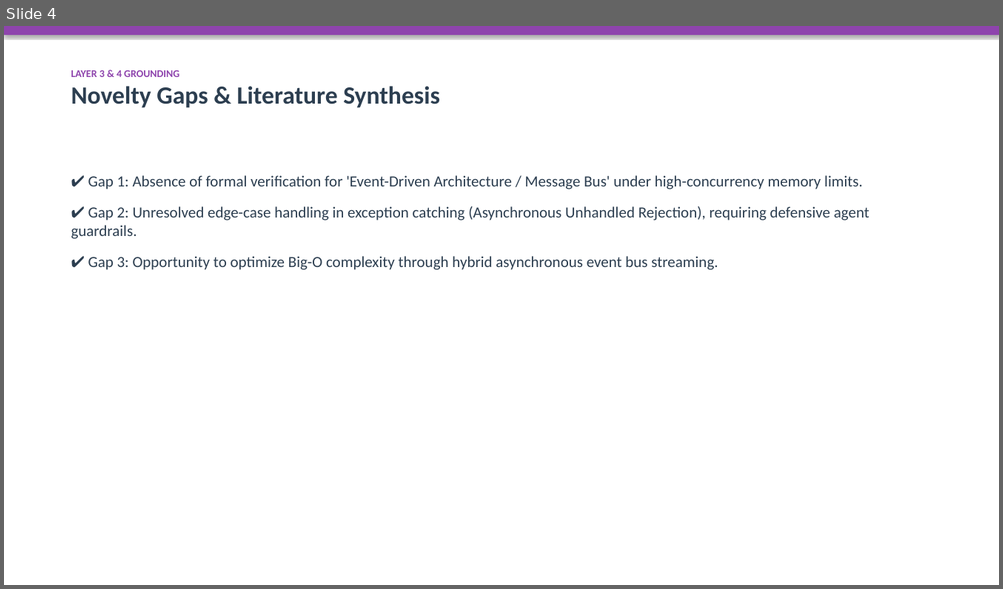
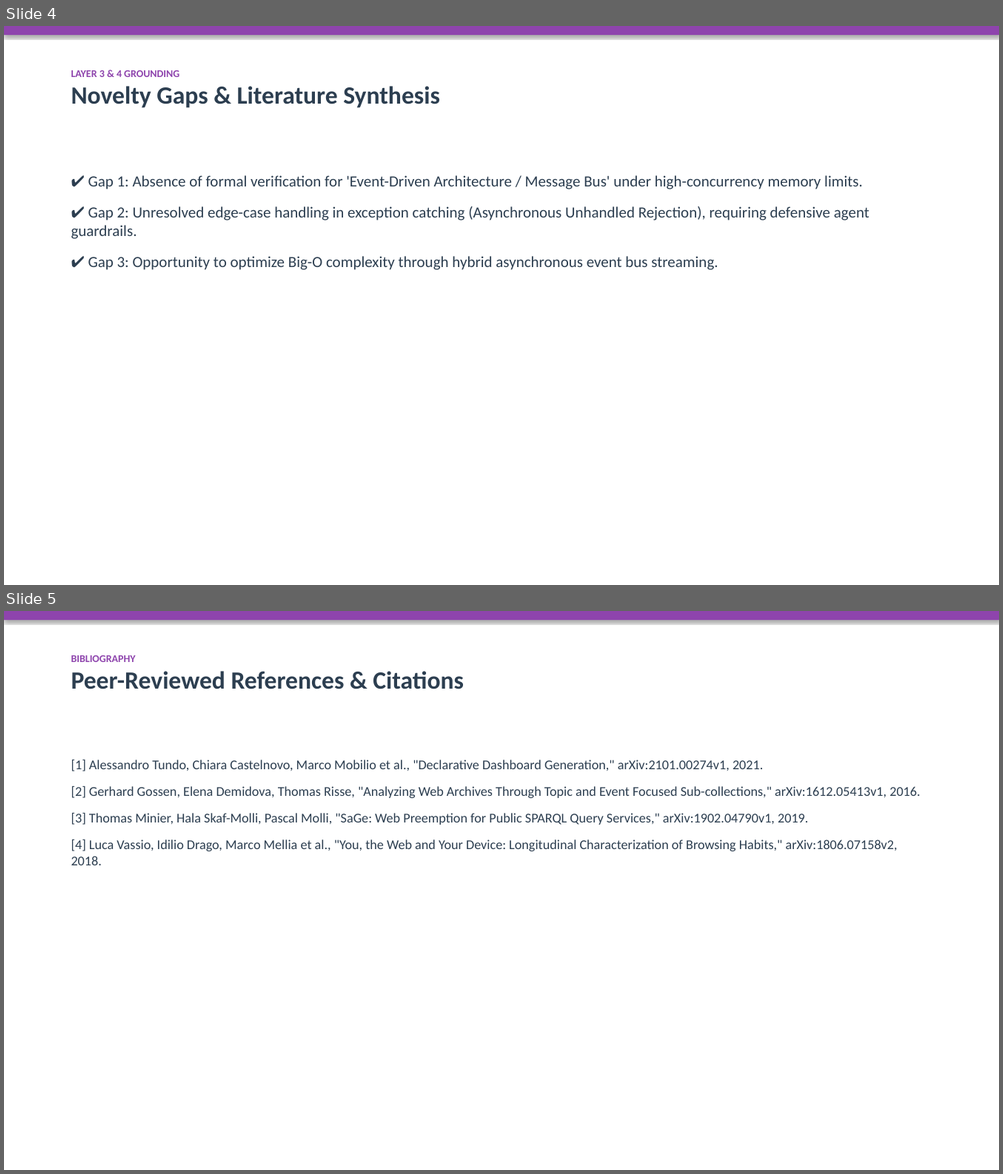
Before and after one commit to rahulkumar-andc/resercher-campanion, a slide deck: output/Presentation.pptx. Shown one above the other, each under a label of ours: slide 4 before the commit, slides 4 and 5 after it. The pictures are 1003x589 and 1003x1174 pixels, drawn with LibreOffice and Linux fonts; fonts in the diff are those of the drawing. Boxes give left, top, right and bottom in pixels: in the first picture for what was removed or moved away, otherwise in the second. Text is boxed around its words. In the diff, an @@ line names an element or a change of style, - is before the commit and + after.

Commit message:
feat: Add Layer 0 Sandbox Profiler, SQLite Database Engine, and Layer 7 Real-Time Web Dashboard

```diff
--- a/output/Presentation.pptx
+++ b/output/Presentation.pptx
@@ slide 5 added at [4,611,999,1170], background #FFFFFF @@
@@ rectangle added at [4,611,999,620], fill #8E44AD @@
@@ text added at [71,655,464,689], 24 pt, text #2C3E50, bold @@
+BIBLIOGRAPHY
+Peer-Reviewed References & Citations
@@ text added at [71,760,919,866], 13 pt, text #2C3E50 @@
+[1] Alessandro Tundo, Chiara Castelnovo, Marco Mobilio et al., "Declarative Dashboard Generation," arXiv:2101.00274v1, 2021.
+[2] Gerhard Gossen, Elena Demidova, Thomas Risse, "Analyzing Web Archives Through Topic and Event Focused Sub-collections," arXiv:1612.05413v1, 2016.
+[3] Thomas Minier, Hala Skaf-Molli, Pascal Molli, "SaGe: Web Preemption for Public SPARQL Query Services," arXiv:1902.04790v1, 2019.
+[4] Luca Vassio, Idilio Drago, Marco Mellia et al., "You, the Web and Your Device: Longitudinal Characterization of Browsing Habits," arXiv:1806.07158v2, 2018.
```
Also in this commit, not shown: 1 slide changed, 1 slide removed, 12 other files.
